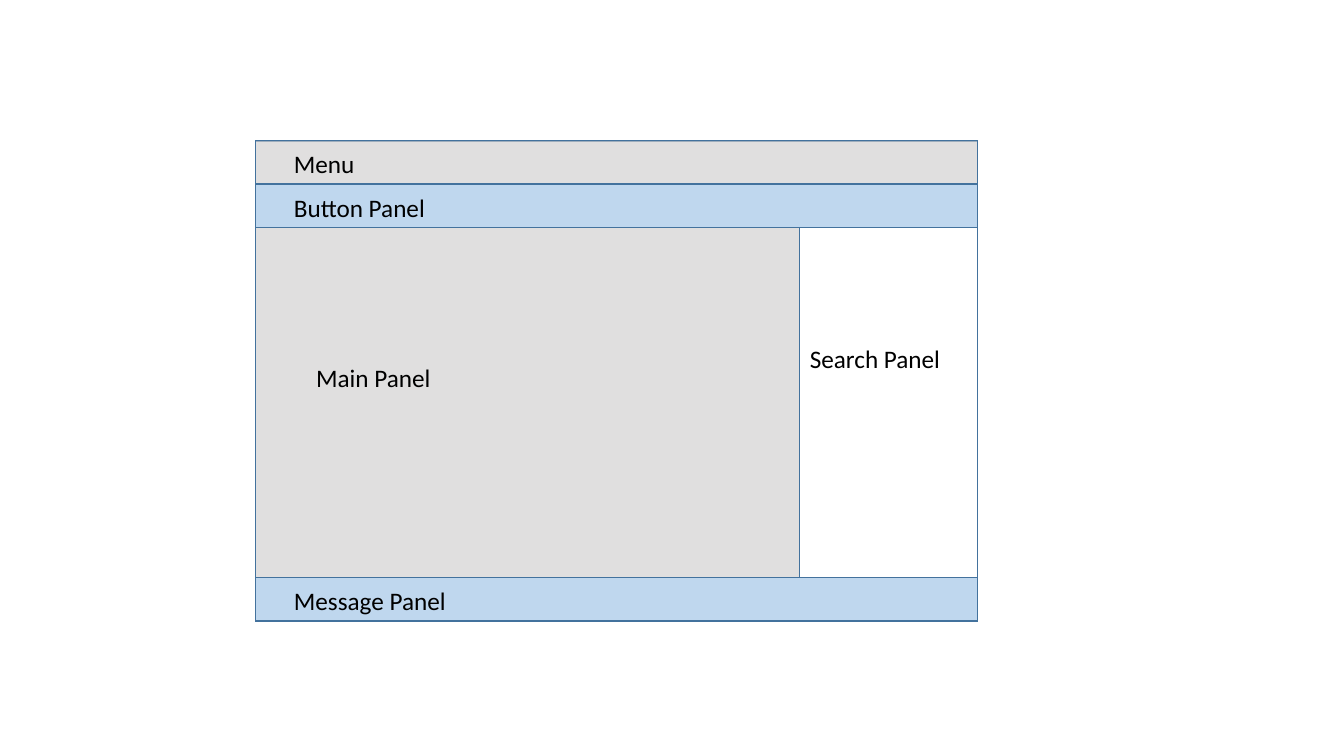
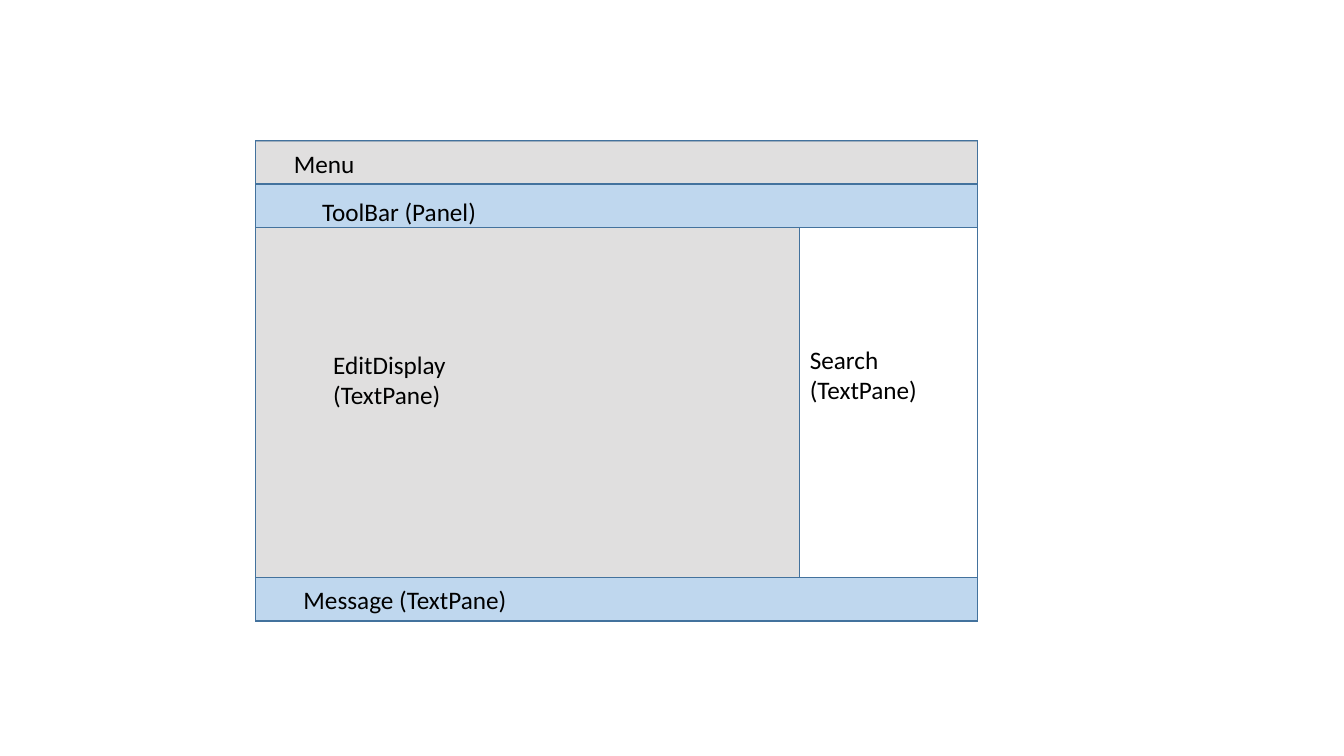
Before and after one commit to unlimitgit/NoteBook, a slide deck: slide 1 of record.pptx. Drawn at 1344x756 pixels with LibreOffice and Linux fonts; fonts in the diff are those of the drawing. Boxes give left, top, right and bottom in pixels: in the first picture for what was removed or moved away, otherwise in the second. Text is boxed around its words. In the diff, an @@ line names an element or a change of style, - is before the commit and + after.

```diff
--- a/record.pptx
+++ b/record.pptx
@@ text at <box>322,202,476,225</box>: text changed @@
-Button Panel
+ToolBar (Panel)
@@ text at <box>333,356,445,408</box>: text changed @@
-Main Panel
+EditDisplay (TextPane)
@@ text at <box>810,351,917,403</box>: text changed @@
-Search Panel
+Search (TextPane)
@@ text at <box>303,590,506,614</box>: text changed @@
-Message Panel
+Message (TextPane)
```
Also in this commit, not shown: 1 other slide changed, 2 other files.
